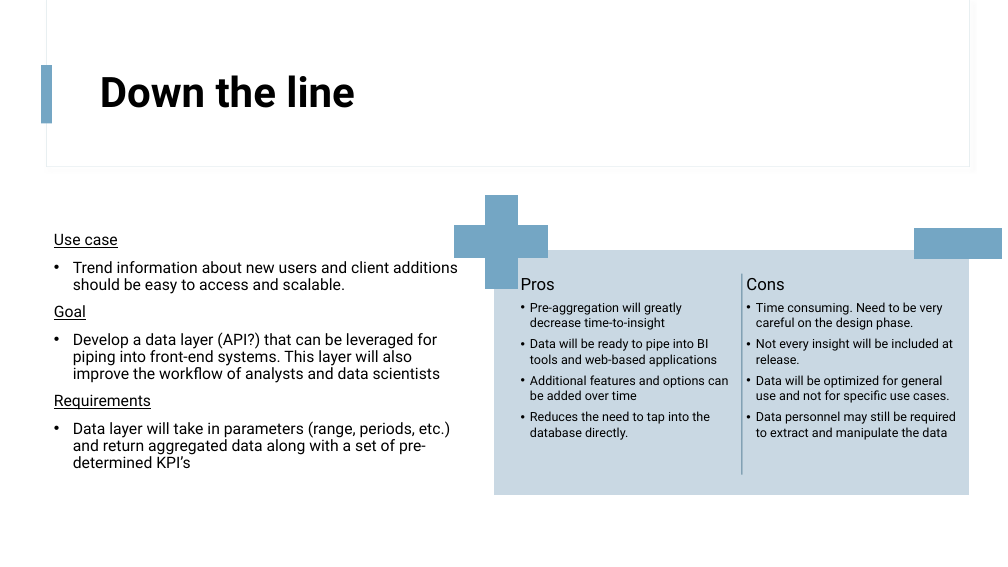
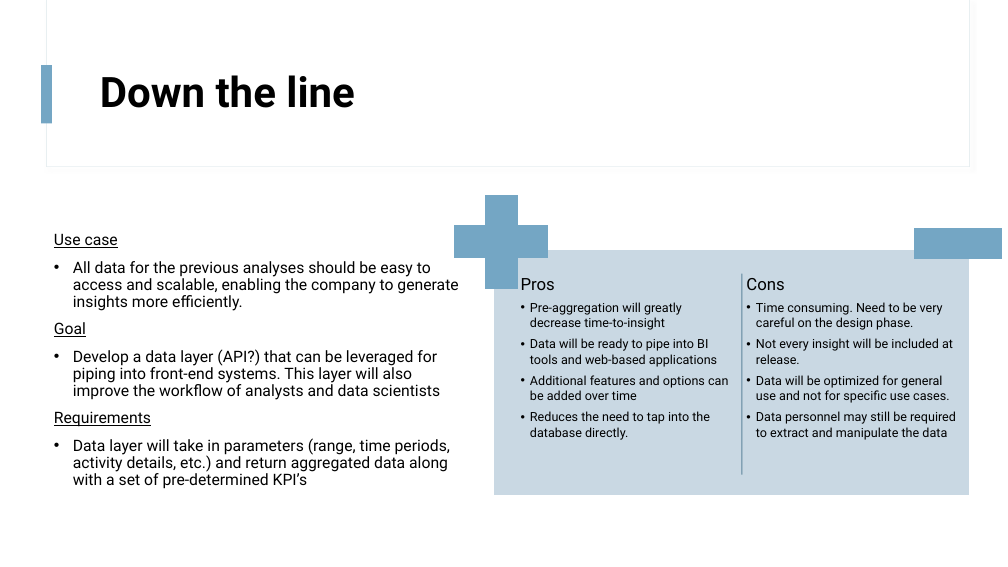
Before and after one commit to gd4447/Code-Samples, a slide deck: slide 8 of mockCompany_Presentation.pptx. Drawn at 1008x567 pixels with LibreOffice and Linux fonts; fonts in the diff are those of the drawing. Boxes give left, top, right and bottom in pixels: in the first picture for what was removed or moved away, otherwise in the second. Text is boxed around its words. In the diff, an @@ line names an element or a change of style, - is before the commit and + after.

Commit message:
changed a few details on PPT

```diff
--- a/mockCompany_Presentation.pptx
+++ b/mockCompany_Presentation.pptx
@@ text at (73,261,458,311): text changed @@
-• Trend information about new users and client additions should be easy to access and scalable.
+• All data for the previous analyses should be easy to access and scalable, enabling the company to generate insights more efficiently.
@@ text at (73,438,450,489): text changed @@
-• Data layer will take in parameters (range, periods, etc.) and return aggregated data along with a set of pre-determined KPI’s
+• Data layer will take in parameters (range, time periods, activity details, etc.) and return aggregated data along with a set of pre-determined KPI’s
```
Also in this commit, not shown: 2 other slides changed.
